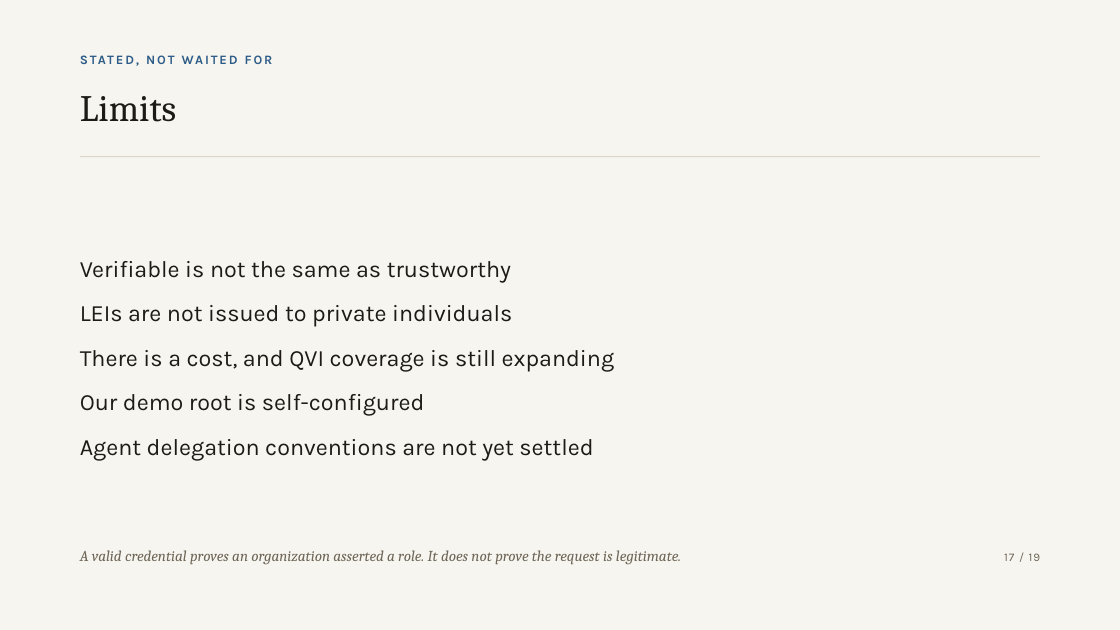
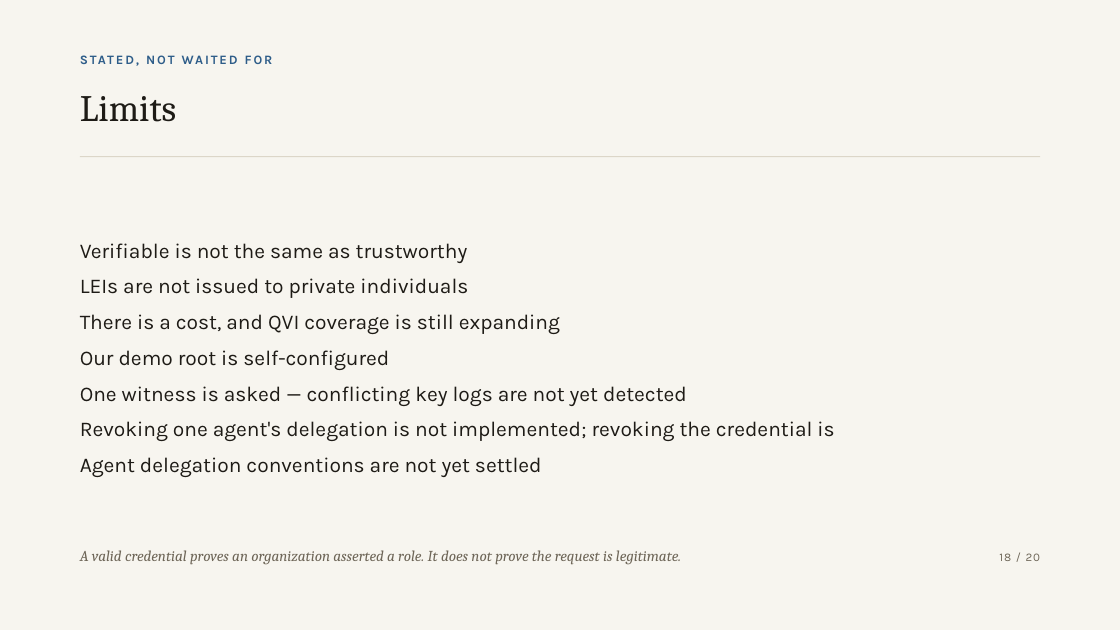
Before and after one commit to zuemen/mcp-vlei, a slide deck: slide 18 of docs/slides/mcp-vlei.pptx (slide 17 before the commit). Drawn at 1120x630 pixels with LibreOffice and Linux fonts; fonts in the diff are those of the drawing. Boxes give left, top, right and bottom in pixels: in the first picture for what was removed or moved away, otherwise in the second. Text is boxed around its words. In the diff, an @@ line names an element or a change of style, - is before the commit and + after.

```diff
--- a/docs/slides/mcp-vlei.pptx
+++ b/docs/slides/mcp-vlei.pptx
@@ text at [80,243,560,477]: size 20 to 18 pt in "Verifiable is not the same as trustworthy", "LEIs are not issued to private individuals", "There is a cost, and QVI coverage ...", "Our demo root is self-configured" and 1 more places; less space between paragraphs @@
@@ text at [80,386,834,441]: paragraphs added @@
+One witness is asked — conflicting key logs are not yet detected
+Revoking one agent's delegation is not implemented; revoking the credential is
@@ text at [999,553,1041,561]: text changed @@
-17 / 19
+18 / 20
```
Also in this commit, not shown: 17 other slides changed, 2 slides added, 1 slide removed, 19 other files.
